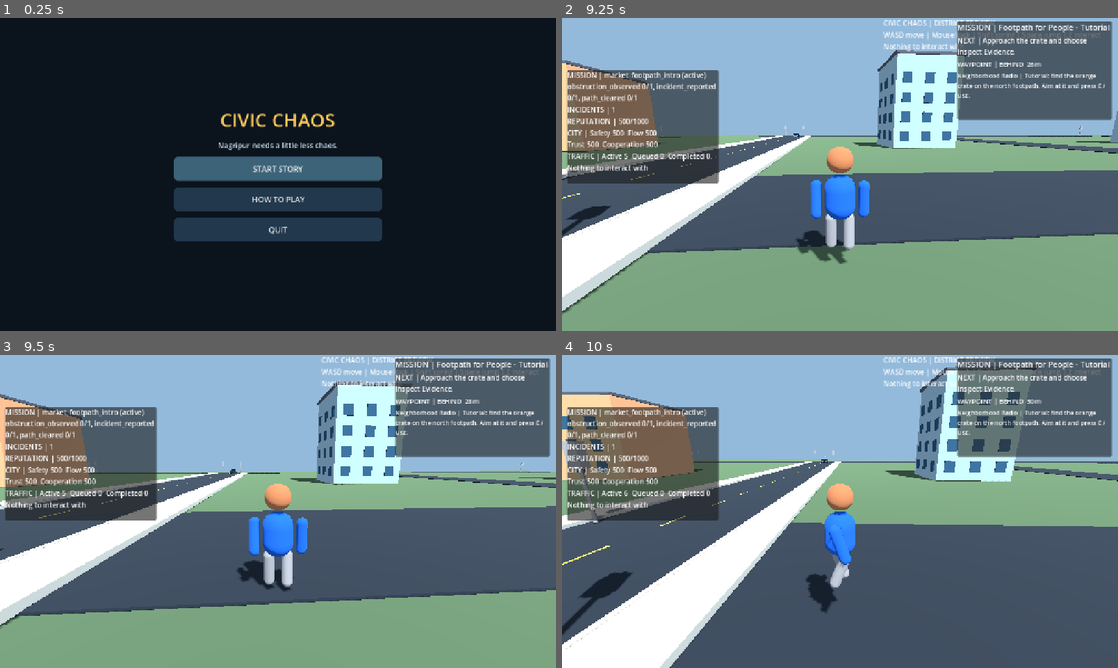
Above: before the commit, frames 1-4 (two rows, left to right).
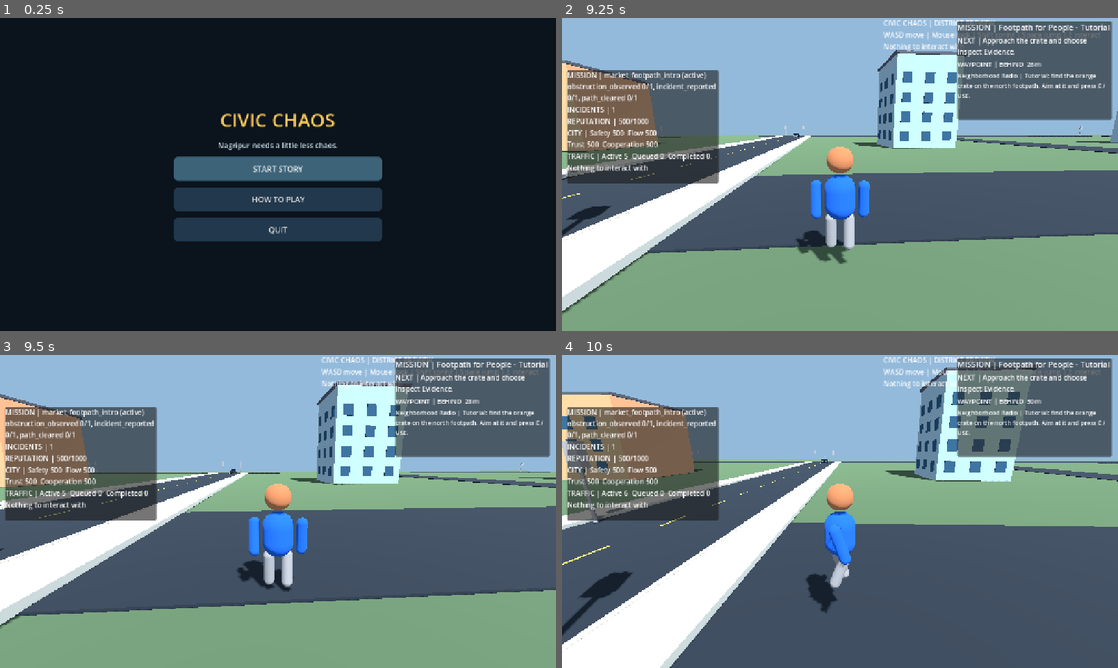
Above: after the commit, the same moments.

Repository: gauravprajapat-23/civic-chaos
Game: Godot game, scene res://scenes/core/menu.tscn
Two runs of this game, one before a commit and one after it. Both use one fixed random seed, a clock stepped at 60 frames per second and the inputs below.
Inputs (mouse positions are in pixels of both pictures, inside the frame that each line leads up to):
- Up to frame 1 (0.25 s): no input
- Up to frame 2 (9.25 s): click "START STORY" at 0.5 s; tap E (interact) at 1.25 s; move the mouse to (867, 174) at 1.27 s; hold E (interact) 1.28-2.03 s; hold W (move_forward) 1.28-6.53 s; tap Space (jump) at 1.52, 2.27, 3.77, 4.52, 5.27, 6.77, 7.52, 8.27 s; move the mouse to (812, 174) at 2.02 s; tap Shift (sprint) every 1.5 s from 2.1 to 8.1 s; move the mouse to (851, 168) at 2.77 s; hold E (interact) 2.78-3.53 s; move the mouse to (834, 180) at 3.52 s; move the mouse to (878, 177) at 4.27 s; hold E (interact) 4.28-5.03 s; move the mouse to (795, 171) at 5.02 s; move the mouse to (845, 174) at 5.77 s; hold E (interact) 5.78-6.53 s; move the mouse to (817, 168) at 6.52 s; hold D (move_right) 6.53-7.28 s; move the mouse to (867, 174) at 7.27 s; hold E (interact) 7.28-8.03 s; hold W (move_forward) from 7.28 s (still down); move the mouse to (812, 174) at 8.02 s; move the mouse to (851, 168) at 8.77 s; hold E (interact) from 8.78 s (still down)
- Up to frame 3 (9.5 s): keep holding W (move_forward); keep holding E (interact)
- Up to frame 4 (10 s): move the mouse to (834, 517) at 9.52 s; release W (move_forward) at 9.53 s; release E (interact) at 9.53 s; hold A (move_left) from 9.53 s (still down); tap Shift (sprint) at 9.6 s; tap Space (jump) at 9.77 s

Frames 1-2 are identical in both runs. In frame 3, 0.1% of the frame differs, in the area x 0-99%, y 10-87%; in frame 4, less than 0.1%.

Commit message:
fix(traffic): reject pedestrian spawn slots occupied by vehicle physics colliders [skip ci]

Diff:
--- a/scripts/npc/district_pedestrians.gd
+++ b/scripts/npc/district_pedestrians.gd
@@ -486,6 +486,18 @@
         offset.y = 0.0
         if offset.length_squared() < PLAYER_CLEARANCE * PLAYER_CLEARANCE:
             return false
+    # Spawning a walker into the side of an existing car is not recoverable
+    # by ordinary forward sweeps. Use the same physical geometry clearance
+    # as during walking, even if no spawner was wired at startup.
+    var probe := SphereShape3D.new()
+    probe.radius = BODY_RADIUS + 0.12
+    var query := PhysicsShapeQueryParameters3D.new()
+    query.shape = probe
+    query.transform = Transform3D(Basis.IDENTITY, to_global(candidate) + Vector3.UP * 0.9)
+    query.collision_mask = 4
+    query.margin = 0.02
+    if not get_world_3d().direct_space_state.intersect_shape(query, 12).is_empty():
+        return false
     return true
 
 ## The lane-relative right side is opposite for opposing walkers; deterministic
